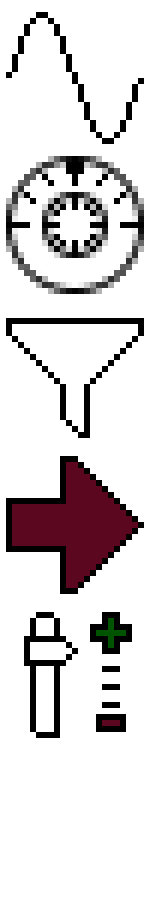
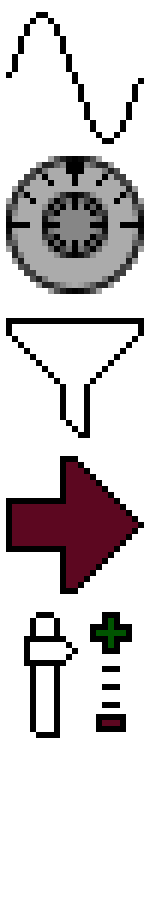
The second w=150, h=900 image is a revision of the first. Changes to its layers:
added layer "Layer #1" over [6, 156, 144, 294]
